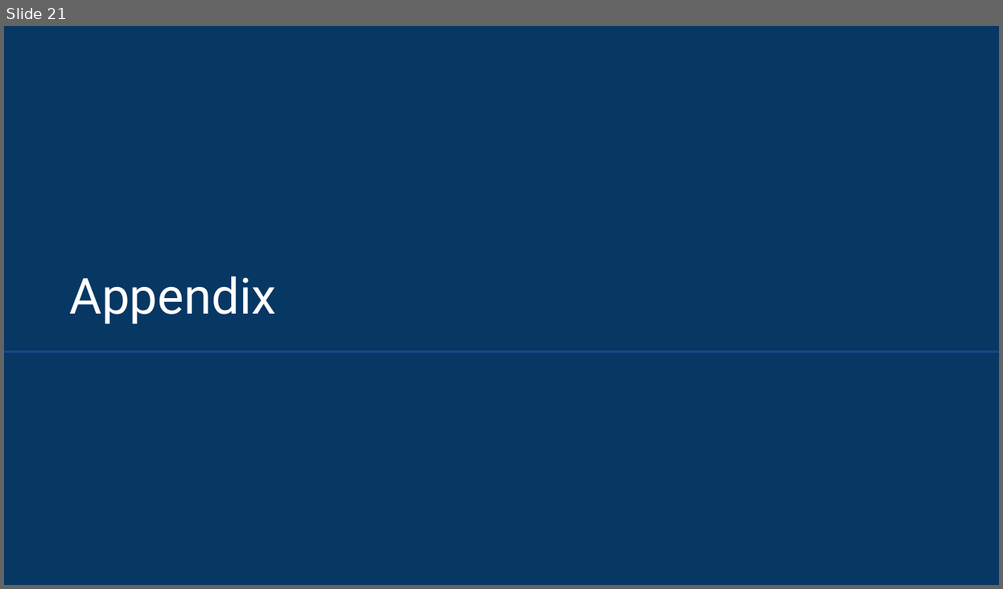
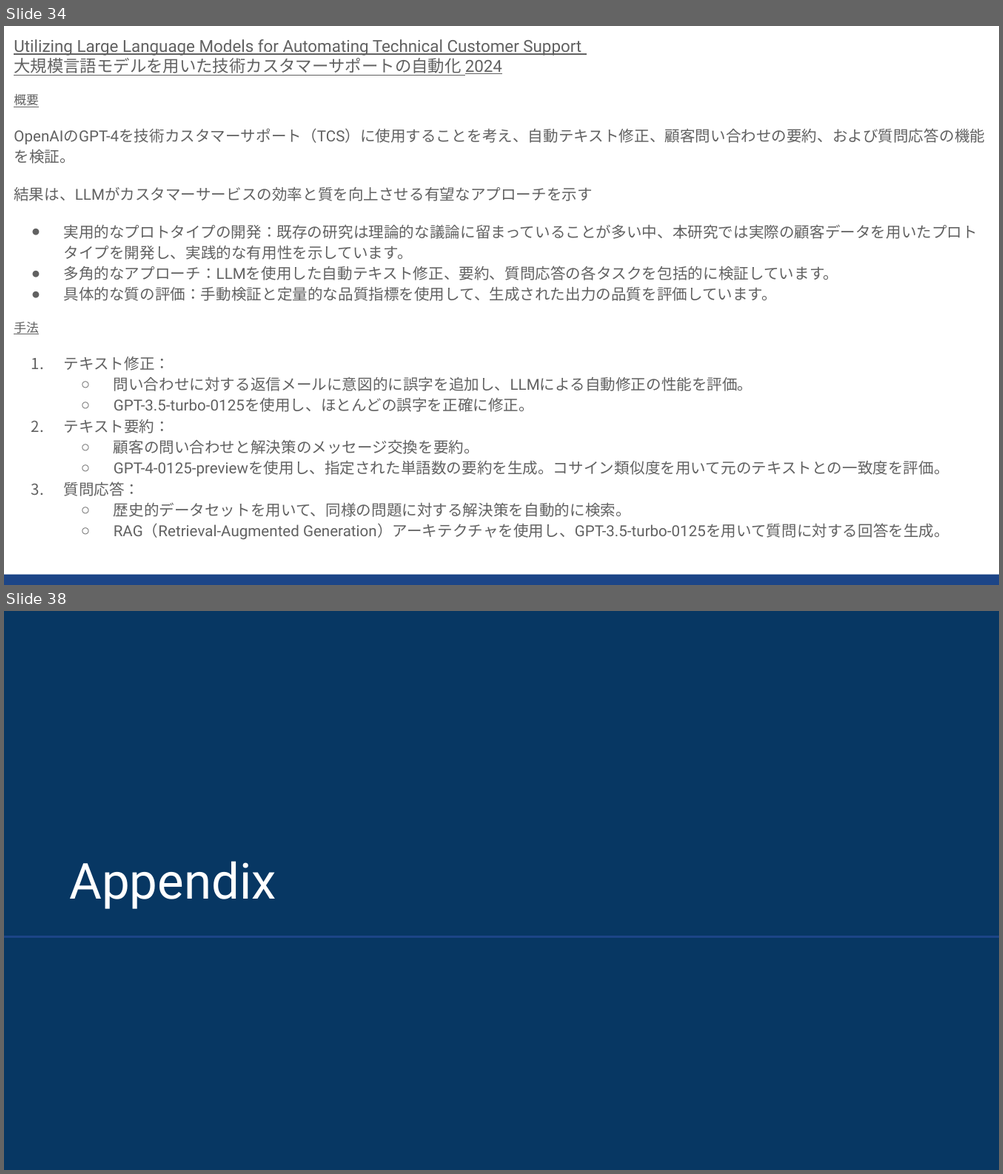
Before and after one commit to sekihan02/code_sundbox, a slide deck: 2024_LLM論文要約_6.pptx. Shown one above the other, each under a label of ours: slide 21 before the commit, slides 34 and 38 after it; the slides between them are not shown. The pictures are 1003x589 and 1003x1174 pixels, drawn with LibreOffice and Linux fonts; fonts in the diff are those of the drawing. Boxes give left, top, right and bottom in pixels: in the first picture for what was removed or moved away, otherwise in the second. Text is boxed around its words. In the diff, an @@ line names an element or a change of style, - is before the commit and + after.

```diff
--- a/2024_LLM論文要約_6.pptx
+++ b/2024_LLM論文要約_6.pptx
@@ slide 34 added at (x1=4, y1=26, x2=999, y2=585), background #FFFFFF @@
@@ text added at (x1=14, y1=39, x2=984, y2=540), 11 pt, text #616161 @@
+Utilizing Large Language Models for Automating Technical Customer Support
+大規模言語モデルを用いた技術カスタマーサポートの自動化 2024
+概要
+OpenAIのGPT-4を技術カスタマーサポート（TCS）に使用することを考え、自動テキスト修正、顧客問い合わせの要約、および質問応答の機能を検証。
+結果は、LLMがカスタマーサービスの効率と質を向上させる有望なアプローチを示す
+● 実用的なプロトタイプの開発：既存の研究は理論的な議論に留まっていることが多い中、本研究では実際の顧客データを用いたプロトタイプを開発し、実践的な有用性を示しています。
+● 多角的なアプローチ：LLMを使用した自動テキスト修正、要約、質問応答の各タスクを包括的に検証しています。
+● 具体的な質の評価：手動検証と定量的な品質指標を使用して、生成された出力の品質を評価しています。
+手法
+1. テキスト修正：
+  ○ 問い合わせに対する返信メールに意図的に誤字を追加し、LLMによる自動修正の性能を評価。
+  ○ GPT-3.5-turbo-0125を使用し、ほとんどの誤字を正確に修正。
+2. テキスト要約：
+  ○ 顧客の問い合わせと解決策のメッセージ交換を要約。
+  ○ GPT-4-0125-previewを使用し、指定された単語数の要約を生成。コサイン類似度を用いて元のテキストとの一致度を評価。
+3. 質問応答：
+  ○ 歴史的データセットを用いて、同様の問題に対する解決策を自動的に検索。
+  ○ RAG（Retrieval-Augmented Generation）アーキテクチャを使用し、GPT-3.5-turbo-0125を用いて質問に対する回答を生成。
@@ rectangle added at (x1=4, y1=575, x2=999, y2=585), fill #1C4587 @@
@@ what was slide 21 is now slide 38 @@
```
Also in this commit, not shown: 16 other slides added, 1 other file.
